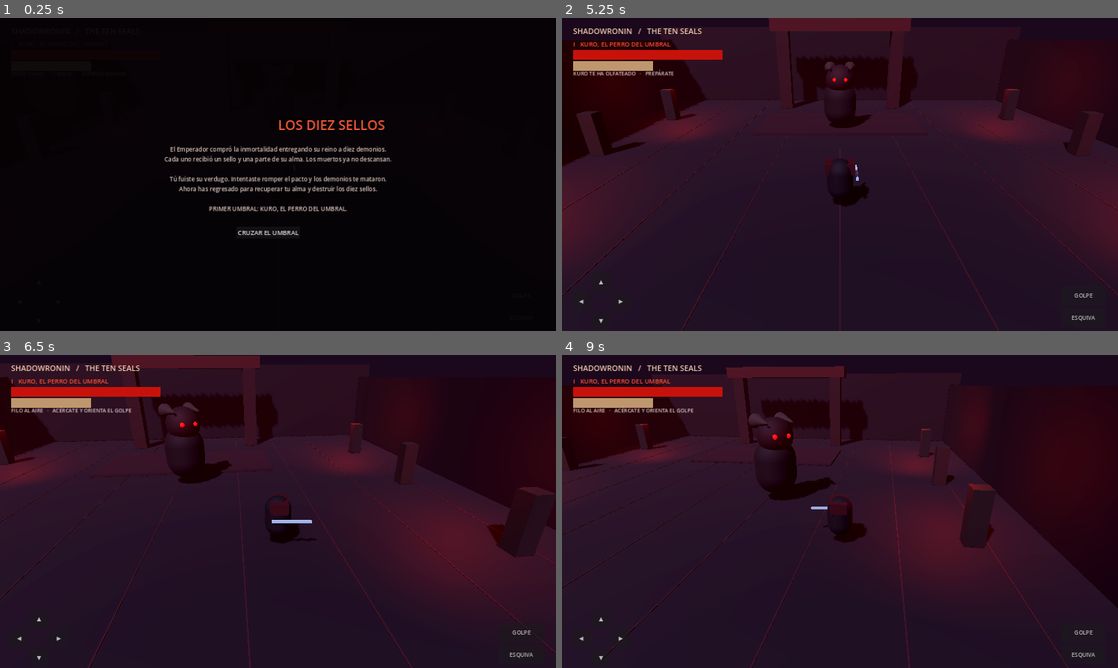
Above: before the commit, frames 1-4 (two rows, left to right).
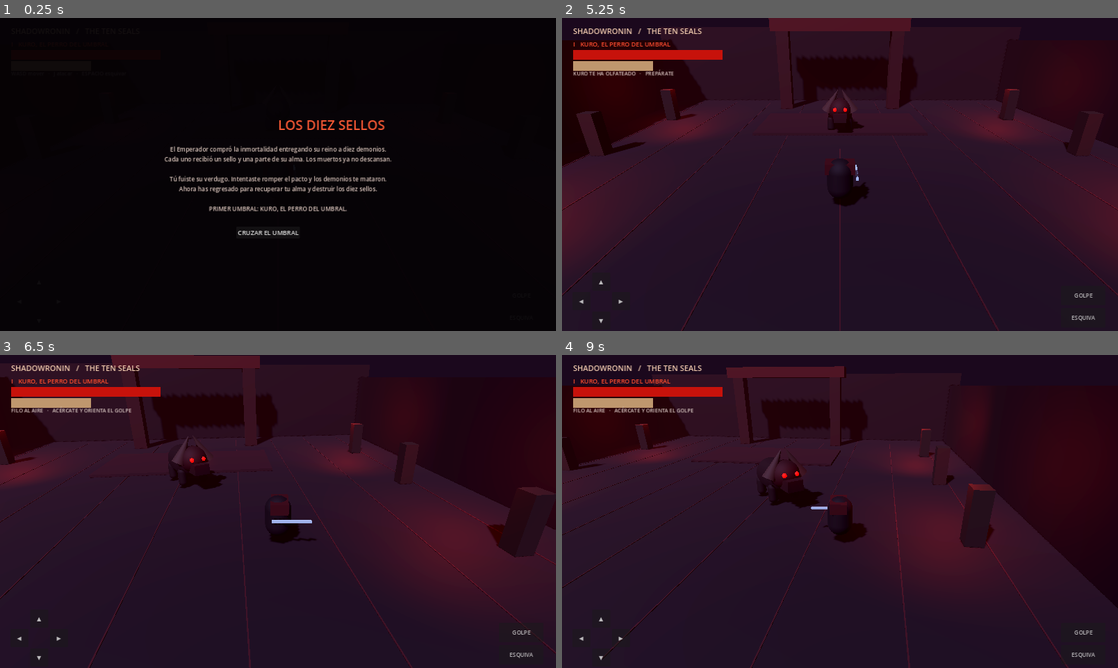
Above: after the commit, the same moments.

Repository: orbitalronin94/ShadowRonin
Game: Godot game, scene res://scenes/main.tscn
The game is run twice, just before and just after one commit, with the same random seed, the same clock (stepped at 60 frames per second) and the same inputs.
Inputs:
- Up to frame 1 (0.25 s): no input
- Up to frame 2 (5.25 s): click "GOLPE" at 0.5 s; click "ESQUIVA" at 1.25 s; click "◀" at 2 s; click "▶" at 2.75 s; click "▲" at 3.5 s; click "▼" at 4.25 s; click "CRUZAR EL UMBRAL" at 5 s
- Up to frame 3 (6.5 s): tap Enter at 5.75 s; hold D (move_right) from 5.78 s (still down); tap J (attack) at 5.85 s
- Up to frame 4 (9 s): release D (move_right) at 6.53 s; hold S (move_back) 6.53-7.28 s; tap one key every 0.75 s from 6.6 s: Space (dodge) R J (attack) Space (dodge); hold D (move_right) 7.28-8.03 s; hold W (move_forward) 8.03-8.78 s; hold A (move_left) from 8.78 s (still down)

The runs differ from the first frame. In frame 2, 0.5% of the frame differs, in the area x 46-56%, y 14-37%; in frame 3, 1.0%; in frame 4, 1.2%, in the area x 33-50%, y 18-49%.

Commit message:
Give Kuro a distinct quadruped demon-hound silhouette

Diff:
--- a/scripts/main.gd
+++ b/scripts/main.gd
@@ -114,15 +114,21 @@
 	boss.set("player", player)
 	add_child(boss)
 	var bc := CapsuleShape3D.new()
-	bc.radius = 0.95
-	bc.height = 3.4
-	_add_collision(boss, bc, 1.7)
-	_add_capsule(boss, Vector3(0, 1.55, 0), 0.95, 2.6, Color(0.09, 0.022, 0.03))
-	_add_sphere(boss, "DemonSkull", Vector3(0, 2.95, -0.2), 0.8, Color(0.14, 0.025, 0.035))
-	_add_horn(boss, "HornLeft", Vector3(-0.58, 3.55, -0.2))
-	_add_horn(boss, "HornRight", Vector3(0.58, 3.55, -0.2))
-	_add_sphere(boss, "EyeLeft", Vector3(-0.3, 3.0, -0.9), 0.11, Color(1, 0.025, 0.005), true)
-	_add_sphere(boss, "EyeRight", Vector3(0.3, 3.0, -0.9), 0.11, Color(1, 0.025, 0.005), true)
+	bc.radius = 0.82
+	bc.height = 2.25
+	_add_collision(boss, bc, 1.12)
+	# Kuro is a low, heavy hound silhouette rather than a humanoid placeholder.
+	_add_capsule(boss, Vector3(0, 1.12, 0.05), 0.72, 2.45, Color(0.075, 0.018, 0.028), Vector3(90, 0, 0))
+	_add_sphere(boss, "DemonSkull", Vector3(0, 1.38, -1.02), 0.64, Color(0.14, 0.025, 0.035))
+	_add_box_child(boss, "Muzzle", Vector3(0, 1.08, -1.62), Vector3(0.72, 0.48, 0.82), Color(0.095, 0.018, 0.025))
+	_add_horn(boss, "HornLeft", Vector3(-0.43, 1.88, -1.0))
+	_add_horn(boss, "HornRight", Vector3(0.43, 1.88, -1.0))
+	_add_sphere(boss, "EyeLeft", Vector3(-0.28, 1.48, -1.57), 0.105, Color(1, 0.025, 0.005), true)
+	_add_sphere(boss, "EyeRight", Vector3(0.28, 1.48, -1.57), 0.105, Color(1, 0.025, 0.005), true)
+	for leg_x in [-0.52, 0.52]:
+		for leg_z in [-0.72, 0.72]:
+			_add_capsule(boss, Vector3(leg_x, 0.52, leg_z), 0.22, 0.92, Color(0.055, 0.014, 0.022))
+	_add_capsule(boss, Vector3(0, 1.12, 1.2), 0.15, 1.05, Color(0.065, 0.014, 0.022), Vector3(65, 0, 0))
 
 	player.attack_requested.connect(_on_player_attack)
 	player.health_changed.connect(_on_player_health)
@@ -357,13 +363,14 @@
 	collision.position.y = y
 	parent.add_child(collision)
 
-func _add_capsule(parent: Node3D, at: Vector3, radius: float, height: float, color: Color) -> void:
+func _add_capsule(parent: Node3D, at: Vector3, radius: float, height: float, color: Color, rotation: Vector3 = Vector3.ZERO) -> void:
 	var visual := MeshInstance3D.new()
 	var mesh := CapsuleMesh.new()
 	mesh.radius = radius
 	mesh.height = height
 	visual.mesh = mesh
 	visual.position = at
+	visual.rotation_degrees = rotation
 	visual.material_override = _mat(color)
 	parent.add_child(visual)
 
@@ -397,7 +404,7 @@
 	mesh.height = 1.35
 	visual.mesh = mesh
 	visual.position = at
-	visual.rotation_degrees.x = -90
+	visual.rotation_degrees.z = -28.0 if at.x < 0.0 else 28.0
 	visual.material_override = _mat(Color(0.23, 0.16, 0.14))
 	parent.add_child(visual)
 
